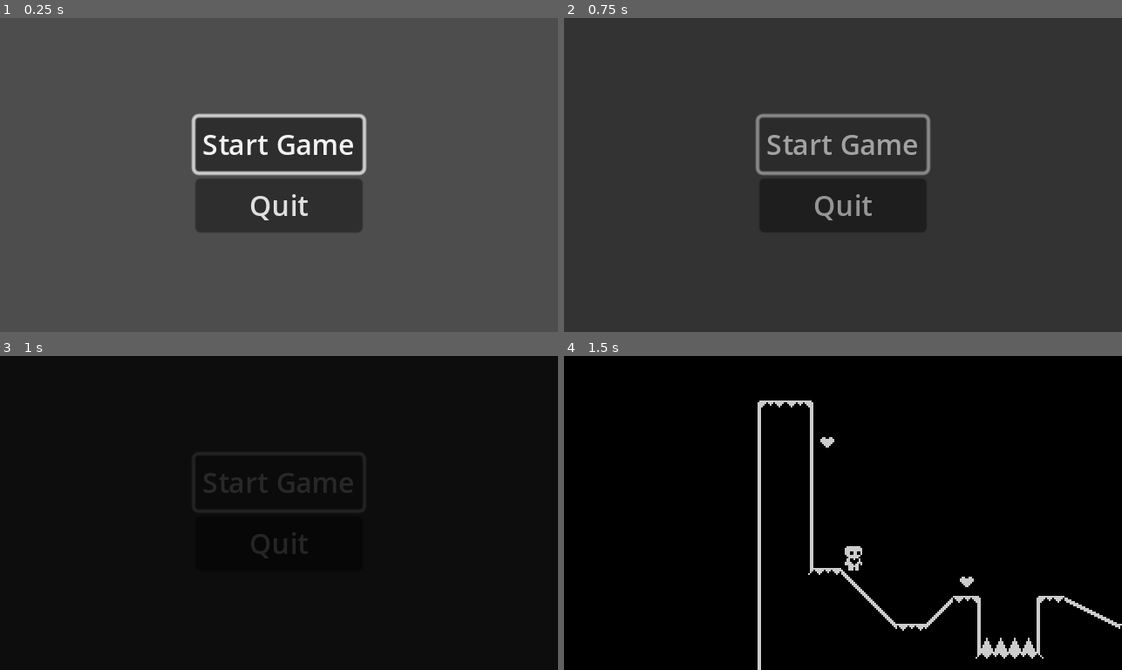
Above: before the commit, frames 1-4 (two rows, left to right).
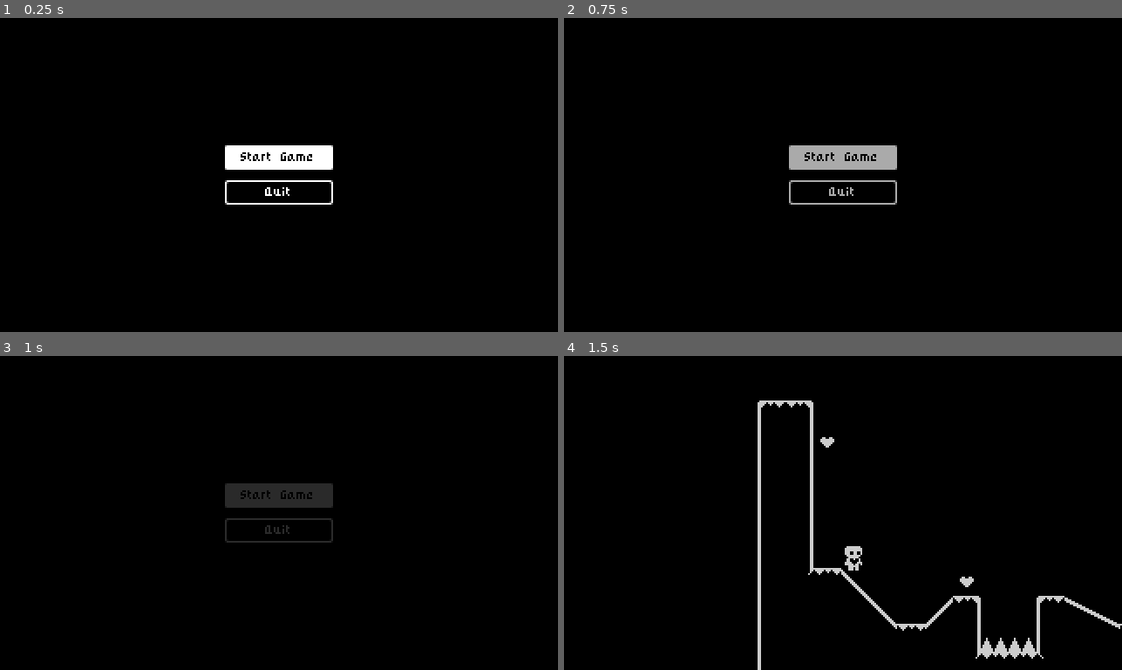
Above: after the commit, the same moments.

Repository: Tdrydale/godot-bonus-Tdrydale
Game: Godot game, scene res://start_menu.tscn
Same seed, same stepped clock (60 frames per second), same inputs: the game is played once before the commit and once after it.
Inputs:
- Up to frame 1 (0.25 s): no input
- Up to frame 2 (0.75 s): click "Start Game" at 0.5 s
- Up to frame 3 (1 s): no input
- Up to frame 4 (1.5 s): hold Right (move_right) from 1.28 s (still down)

The runs differ from the first frame. In frame 1, 100% of the frame differs, in the area x 0-100%, y 0-100%; in frame 2, 100%; in frame 3, 2.9%; in frame 4, nothing differs.

Commit message:
Video 11 Complete, UI Theme

Diff:
--- /dev/null
+++ b/black_9slice.tres
@@ -0,0 +1,10 @@
+[gd_resource type="StyleBoxTexture" load_steps=2 format=3 uid="uid://l1uwv846afc6"]
+
+[ext_resource type="Texture2D" uid="uid://fiagcn4xw8tk" path="res://black_9slice.png" id="1_vcyod"]
+
+[resource]
+texture = ExtResource("1_vcyod")
+texture_margin_left = 3.0
+texture_margin_top = 3.0
+texture_margin_right = 3.0
+texture_margin_bottom = 3.0
--- /dev/null
+++ b/default_theme.tres
@@ -0,0 +1,16 @@
+[gd_resource type="Theme" load_steps=3 format=3 uid="uid://xmryhdoii7ej"]
+
+[ext_resource type="StyleBox" uid="uid://l1uwv846afc6" path="res://black_9slice.tres" id="1_3vstm"]
+[ext_resource type="StyleBox" uid="uid://c7ep632dh1w0v" path="res://white_9slice.tres" id="2_aid7r"]
+
+[resource]
+Button/colors/font_color = Color(1, 1, 1, 1)
+Button/colors/font_focus_color = Color(0, 0, 0, 1)
+Button/colors/font_hover_color = Color(0, 0, 0, 1)
+Button/colors/font_pressed_color = Color(1, 1, 1, 1)
+Button/font_sizes/font_size = 6
+Button/styles/focus = ExtResource("2_aid7r")
+Button/styles/hover = ExtResource("2_aid7r")
+Button/styles/normal = ExtResource("1_3vstm")
+Button/styles/pressed = ExtResource("1_3vstm")
+Label/font_sizes/font_size = 6
--- a/project.godot
+++ b/project.godot
@@ -27,6 +27,12 @@
 window/size/window_width_override=1280
 window/size/window_height_override=720
 window/stretch/mode="canvas_items"
+
+[gui]
+
+theme/custom="res://default_theme.tres"
+theme/custom_font="res://pixel_font.ttf"
+theme/default_font_subpixel_positioning=0
 
 [input]
 
--- a/start_menu.gd
+++ b/start_menu.gd
@@ -3,6 +3,7 @@
 @onready var start_game_button = %StartGameButton
 
 func _ready():
+	RenderingServer.set_default_clear_color(Color.BLACK)
 	start_game_button.grab_focus()
 
 func _on_start_game_button_pressed():
--- a/start_menu.tscn
+++ b/start_menu.tscn
@@ -9,16 +9,20 @@
 grow_horizontal = 2
 grow_vertical = 2
 script = ExtResource("1_ysjiw")
+metadata/_edit_use_anchors_ = true
 
 [node name="VBoxContainer" type="VBoxContainer" parent="."]
 layout_mode = 2
 
 [node name="StartGameButton" type="Button" parent="VBoxContainer"]
 unique_name_in_owner = true
+custom_minimum_size = Vector2(64, 16)
 layout_mode = 2
 text = "Start Game"
 
 [node name="QuitButton" type="Button" parent="VBoxContainer"]
+clip_contents = true
+custom_minimum_size = Vector2(64, 16)
 layout_mode = 2
 text = "Quit"
 
--- /dev/null
+++ b/white_9slice.tres
@@ -0,0 +1,10 @@
+[gd_resource type="StyleBoxTexture" load_steps=2 format=3 uid="uid://c7ep632dh1w0v"]
+
+[ext_resource type="Texture2D" uid="uid://cagti2s8wvr3r" path="res://white_9slice.png" id="1_i202p"]
+
+[resource]
+texture = ExtResource("1_i202p")
+texture_margin_left = 2.0
+texture_margin_top = 2.0
+texture_margin_right = 2.0
+texture_margin_bottom = 2.0
--- a/world.gd
+++ b/world.gd
@@ -5,7 +5,6 @@
 @onready var level_completed = $CanvasLayer/LevelCompleted
 
 func _ready():
-	RenderingServer.set_default_clear_color(Color.BLACK)
 	Events.level_completed.connect(show_level_completed)
 
 func show_level_completed():
Binary file added: black_9slice.png
Not shown, added: black_9slice.png.import
Binary file added: pixel_font.ttf
Not shown, added: pixel_font.ttf.import
Binary file added: white_9slice.png
Not shown, added: white_9slice.png.import
